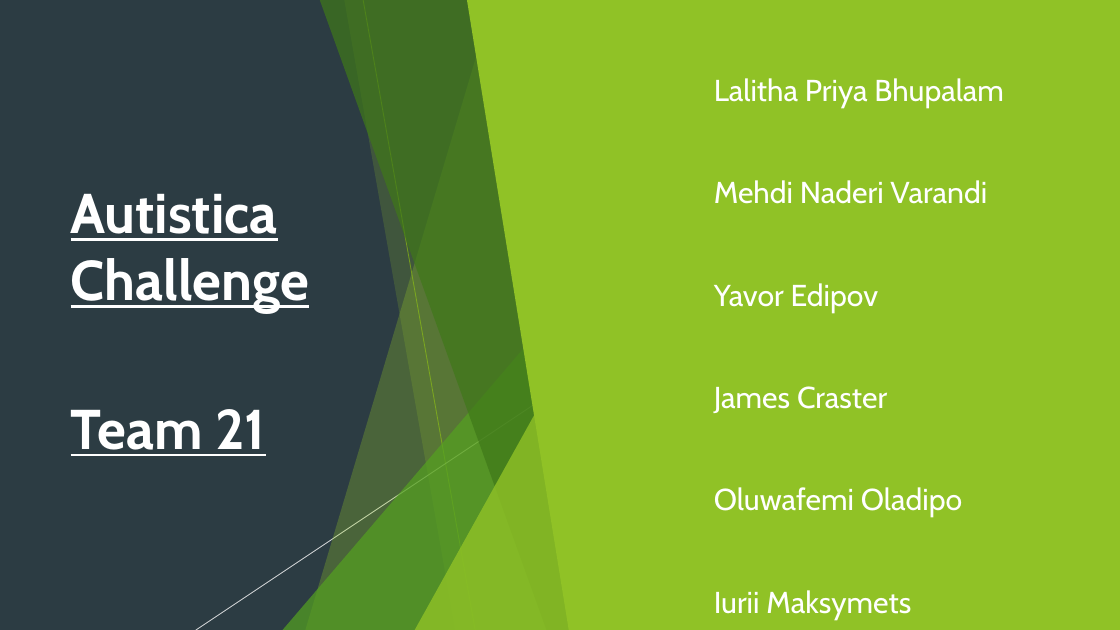
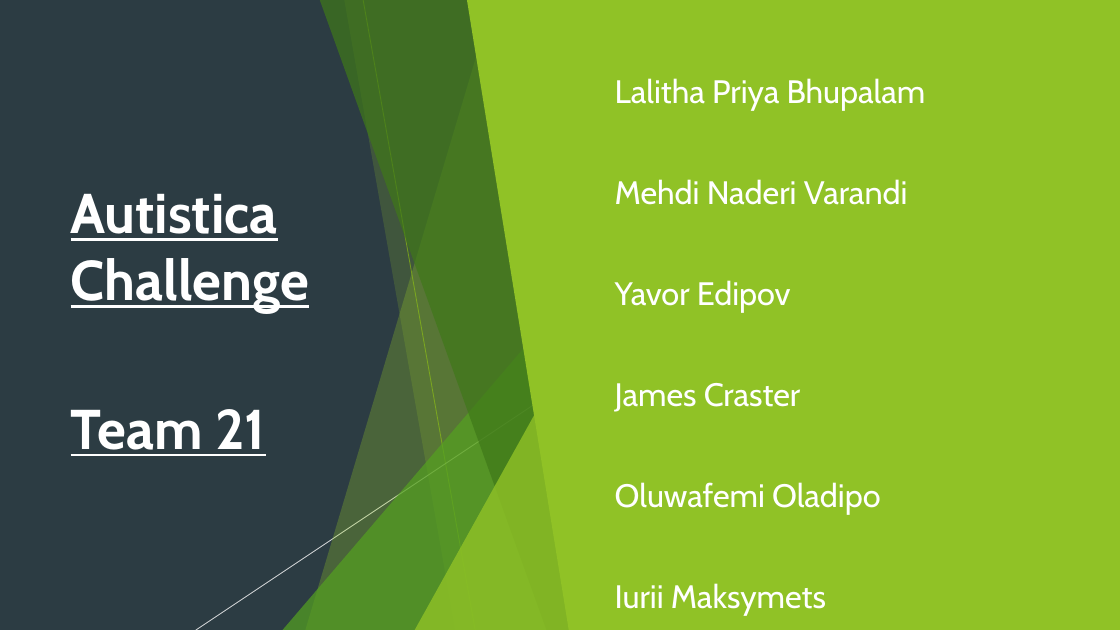
Before and after one commit to London18/team-21, a slide deck: slide 1 of resources/Code for Good - Presentation.pptx. Drawn at 1120x630 pixels with LibreOffice and Linux fonts; fonts in the diff are those of the drawing. Boxes give left, top, right and bottom in pixels: in the first picture for what was removed or moved away, otherwise in the second. Text is boxed around its words. In the diff, an @@ line names an element or a change of style, - is before the commit and + after.

```diff
--- a/resources/Code for Good - Presentation.pptx
+++ b/resources/Code for Good - Presentation.pptx
@@ text "Lalitha Priya Bhupalam": place and size @@
-text "Lalitha Priya Bhupalam" at bbox=[714, 78, 1004, 620]
+text "Lalitha Priya Bhupalam" at bbox=[615, 78, 926, 616]
@@ text "Lalitha Priya Bhupalam" at bbox=[615, 78, 926, 616]: size 25.9 to 27.8 pt; line spacing 2.5 to 2.3 @@
```
Also in this commit, not shown: 1 other slide changed.
